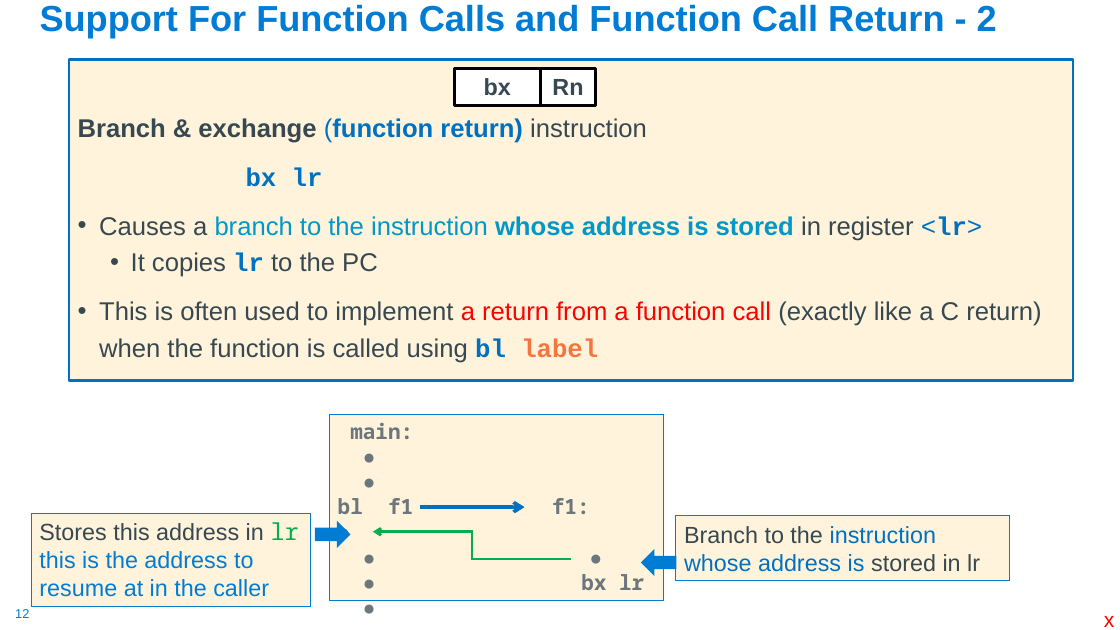
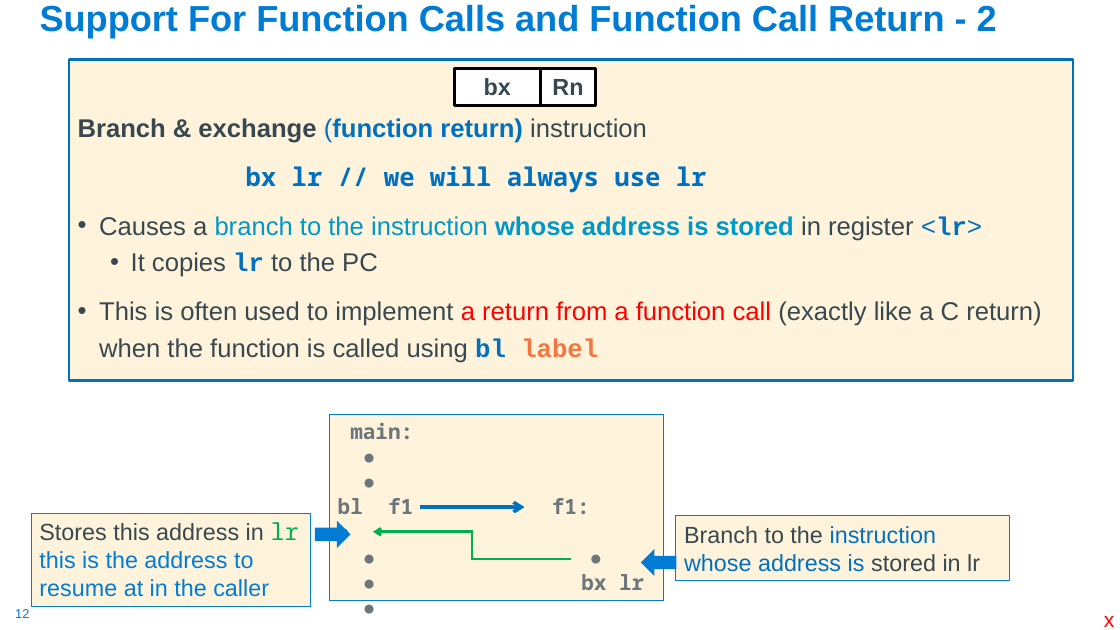
Before and after one commit to cse30-fa22/Muller_CSE30_Lecture_Slides, a slide deck: slide 12 of 09_Assm_Part4.pptx. Drawn at 1120x630 pixels with LibreOffice and Linux fonts; fonts in the diff are those of the drawing. Boxes give left, top, right and bottom in pixels: in the first picture for what was removed or moved away, otherwise in the second. Text is boxed around its words. In the diff, an @@ line names an element or a change of style, - is before the commit and + after.

```diff
--- a/09_Assm_Part4.pptx
+++ b/09_Assm_Part4.pptx
@@ text at <box>246,166,707,193</box>: text changed; font Courier New to Noto Sans Mono @@
-bx lr
+bx lr // we will always use lr
```
Also in this commit, not shown: 10 other slides changed, 1 slide added, 1 slide removed, 1 other file.
